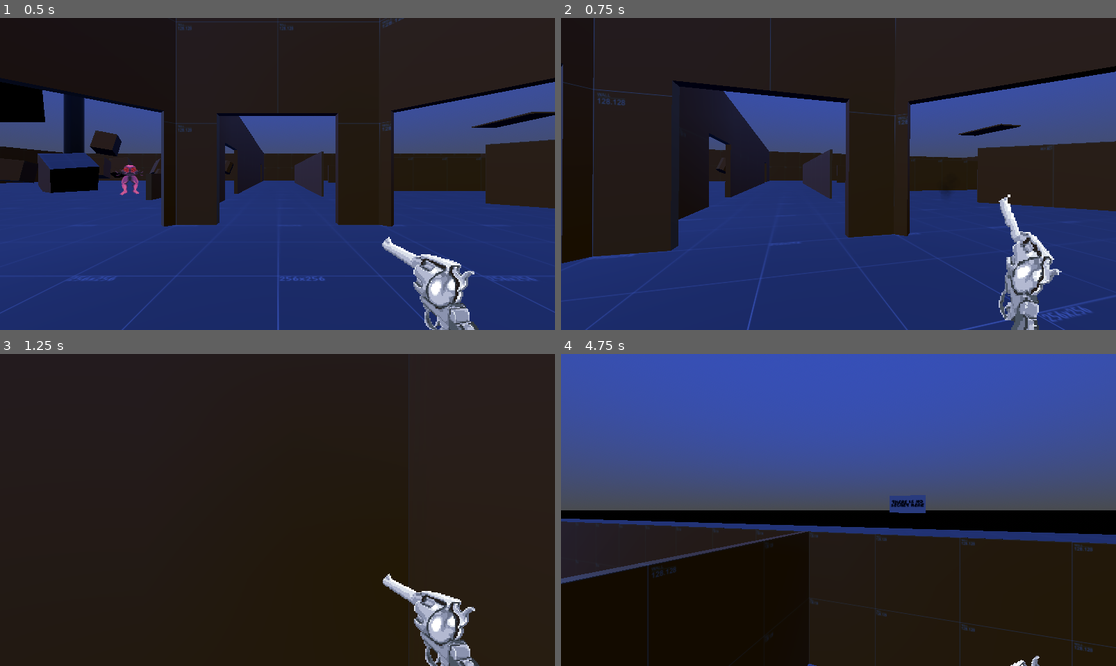
Above: before the commit, frames 1-4 (two rows, left to right).
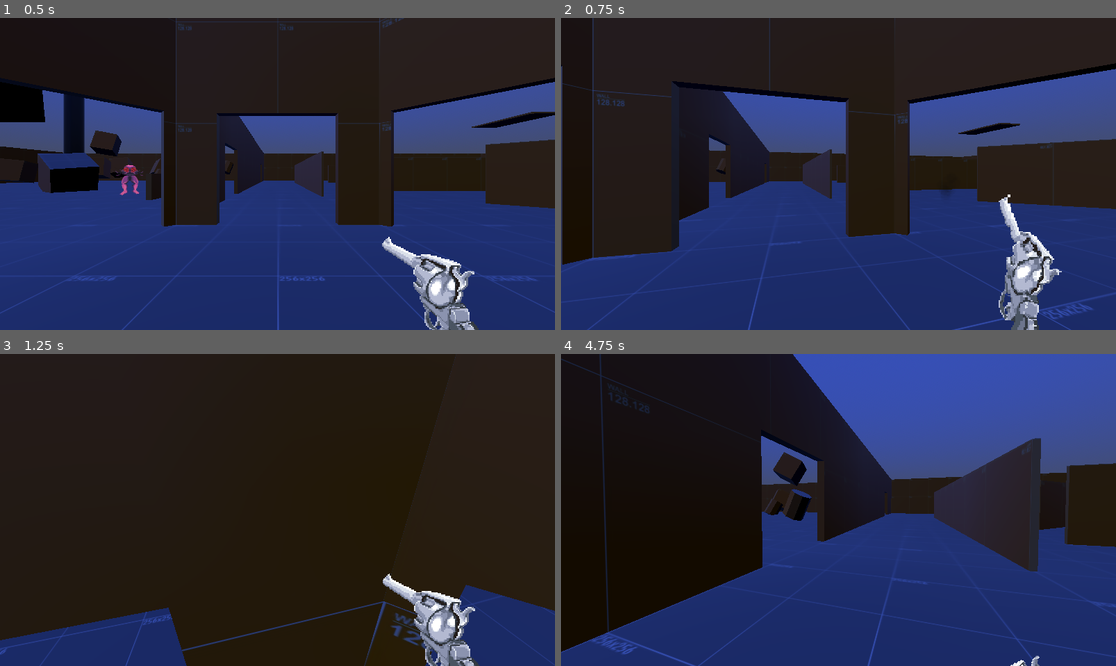
Above: after the commit, the same moments.

Repository: Liloslash/CocoonstrikeV2
Game: Godot game, scene res://world.tscn
The game is run twice, just before and just after one commit, with the same random seed, the same clock (stepped at 60 frames per second) and the same inputs. Sound files missing from this copy of the repository are replaced by a short silence.
Inputs (mouse positions are in pixels of both pictures, inside the frame that each line leads up to):
- Up to frame 1 (0.5 s): no input
- Up to frame 2 (0.75 s): move the mouse to (866, 174) at 0.52 s; hold W (up) from 0.53 s (still down); hold Q (slam) from 0.53 s (still down); click (866, 174) at 0.6 s
- Up to frame 3 (1.25 s): keep holding W (up); keep holding Q (slam); tap Space (jump) at 0.77, 1.07 s
- Up to frame 4 (4.75 s): keep holding W (up); move the mouse to (810, 510) at 1.27 s; release Q (slam) at 1.28 s; tap Q (slam) at 1.35, 3.05 s; tap Space (jump) at 1.52, 1.55, 1.82, 3.02, 3.32, 3.77, 3.8, 4.07, 4.52 s; move the mouse to (849, 503) at 2.02 s; hold Space (jump) 2.03-2.78 s; click (849, 503) at 2.3 s; move the mouse to (832, 516) at 2.77 s; click (832, 516) at 2.85 s; move the mouse to (877, 513) at 3.52 s; hold Q (slam) 3.53-4.28 s; tap R (reload) at 4.15 s; move the mouse to (794, 506) at 4.27 s; click (794, 506) at 4.35 s

Frame 1 is identical in both runs. In frame 2, 2.4% of the frame differs, in the area x 0-100%, y 0-100%; in frame 3, 8.5%; in frame 4, 72%.

Commit message:
feat: Amélioration du feeling de tir et optimisations de code
- Ajout du tremblement de l'arme lors du clic vide (feedback visuel)
- Suppression de variables inutilisées (last_shot_time)
- Renommage _create_reload_shake() → _create_weapon_shake()
- Consolidation des vérifications dans play_shot_animation()
- Mise à jour complète de la documentation
- Correction du sommaire avec les bonnes références

Diff:
--- a/Enemy/enemy.tscn
+++ b/Enemy/enemy.tscn
@@ -214,8 +214,9 @@
 
 [node name="Enemy" type="CharacterBody3D"]
 script = ExtResource("1_px1sc")
-impact_color_3 = Color(0.660735, 0.206853, 0.973314, 1)
-red_flash_duration = 0.4
+impact_color_1 = Color(0.996126, 0, 0.238011, 1)
+impact_color_4 = Color(0.176419, 0.176419, 0.176419, 1)
+red_flash_duration = 0.35
 red_flash_intensity = 5.0
 
 [node name="NavigationAgent" type="NavigationAgent3D" parent="."]
--- a/Player/PlayerCamera.gd
+++ b/Player/PlayerCamera.gd
@@ -16,10 +16,15 @@
 @export var headbob_frequency_multiplier: float = 2.0
 
 @export_group("Effets de Tir")
-@export var recoil_intensity: float = 0.03
-@export var recoil_duration: float = 0.4
+@export var recoil_intensity: float = 0.09
+@export var recoil_duration: float = 0.15
 @export var recoil_rotation: float = 1.5
-@export var recoil_kickback: float = 0.25
+@export var recoil_kickback: float = 0.5
+@export var recoil_variation: float = 0.5  # Variation aléatoire (50% de variation)
+
+@export_group("Jump Look Down")
+@export var jump_look_angle: float = 25.0  # Angle d'inclinaison vers le bas
+@export var jump_look_smoothness: float = 4.0  # Vitesse de transition
 
 # === RÉFÉRENCES ===
 var original_camera_position: Vector3
@@ -35,15 +40,32 @@
 # Head Bob
 var headbob_timer: float = 0.0
 
+# Jump Look Down
+var is_jumping: bool = false
+var jump_start_height: float = 0.0
+var jump_max_height: float = 0.0
+var player_node: CharacterBody3D
+
+# Effets de Tir
+var _current_kickback: float = 0.0
+
 # === INITIALISATION ===
 func _ready() -> void:
 	original_camera_position = position
 	original_camera_rotation = rotation_degrees
+	# Récupérer la référence au joueur
+	player_node = get_parent() as CharacterBody3D
 
 # === GESTION PRINCIPALE ===
 func _process(delta: float) -> void:
+	# Récupérer la vitesse actuelle du joueur via PlayerMovement
+	var movement_component = player_node.get_node_or_null("PlayerMovement")
+	if movement_component and movement_component.has_method("get_current_speed"):
+		current_speed = movement_component.get_current_speed()
+
 	_handle_camera_shake(delta)
 	_handle_head_bob(delta)
+	_handle_jump_look_down(delta)
 
 # === CAMERA SHAKE ===
 func start_camera_shake(intensity: float = -1.0, duration: float = -1.0, rot: float = -1.0) -> void:
@@ -64,12 +86,18 @@
 		0
 	)
 	position = original_camera_position + offset
-	rotation_degrees = original_camera_rotation + Vector3(0, 0, randf_range(-1, 1) * shake_rot * (1 - elastic))
+
+	# Appliquer le shake de rotation seulement si on n'est pas en saut
+	if not is_jumping:
+		rotation_degrees = original_camera_rotation + Vector3(0, 0, randf_range(-1, 1) * shake_rot * (1 - elastic))
+
 	shake_timer -= delta
 
 	if shake_timer <= 0:
 		position = original_camera_position
-		rotation_degrees = original_camera_rotation
+		# Ne pas remettre la rotation à original_camera_rotation si on est en saut
+		if not is_jumping:
+			rotation_degrees = original_camera_rotation
 
 # === HEAD BOB ===
 func _handle_head_bob(delta: float) -> void:
@@ -86,23 +114,37 @@
 
 # === EFFETS DE TIR ===
 func trigger_recoil() -> void:
-	# Shake de recul avec paramètres spécifiques
-	start_camera_shake(recoil_intensity, recoil_duration, recoil_rotation)
-
-	# Effet de kickback (recul vers l'arrière)
+	# Ajouter de la variation aléatoire aux paramètres
+	var variation_factor = randf_range(1.0 - recoil_variation, 1.0 + recoil_variation)
+	var current_intensity = recoil_intensity * variation_factor
+	var current_duration = recoil_duration * variation_factor
+	var current_rotation = recoil_rotation * variation_factor
+	var current_kickback = recoil_kickback * variation_factor
+
+	# Shake de recul avec paramètres variables
+	start_camera_shake(current_intensity, current_duration, current_rotation)
+
+	# Ne pas créer l'effet de kickback si on est en saut
+	if is_jumping:
+		return
+
+	# Effet de kickback (recul vers l'arrière) avec variation
 	var tween = create_tween()
 	tween.set_ease(Tween.EASE_OUT)
 	tween.set_trans(Tween.TRANS_BACK)
 
+	# Stocker le kickback variable pour _apply_kickback_offset
+	_current_kickback = current_kickback
+
 	# Recul puis retour à la position normale
-	tween.tween_method(_apply_kickback_offset, 0.0, 1.0, recoil_duration * 0.3)
-	tween.tween_method(_apply_kickback_offset, 1.0, 0.0, recoil_duration * 0.7)
+	tween.tween_method(_apply_kickback_offset, 0.0, 1.0, current_duration * 0.3)
+	tween.tween_method(_apply_kickback_offset, 1.0, 0.0, current_duration * 0.7)
 
 func _apply_kickback_offset(progress: float) -> void:
 	if shake_timer > 0:  # Ne pas interférer avec le shake
 		return
 
-	var kickback_offset = Vector3(0, 0, recoil_kickback * progress)
+	var kickback_offset = Vector3(0, 0, _current_kickback * progress)
 	position = original_camera_position + kickback_offset
 
 # === FONCTIONS D'EASING ===
@@ -112,5 +154,61 @@
 	var c4 = (2 * PI) / 3
 	return pow(2, shake_elastic_power * t) * sin((t * shake_elastic_cycles - shake_elastic_offset) * c4) + 1
 
+# === JUMP LOOK DOWN ===
+func start_jump_look_down(start_height: float) -> void:
+	is_jumping = true
+	jump_start_height = start_height
+	jump_max_height = start_height  # Sera mis à jour pendant le saut
+
+func stop_jump_look_down() -> void:
+	is_jumping = false
+	# Ne pas remettre brutalement à 0, laisser la transition naturelle se faire
+
+func reset_jump_look_down() -> void:
+	is_jumping = false
+	jump_start_height = 0.0
+	jump_max_height = 0.0
+	# Remettre la rotation à la normale immédiatement
+	rotation_degrees.x = original_camera_rotation.x
+
+func update_jump_height(current_height: float) -> void:
+	if is_jumping and current_height > jump_max_height:
+		jump_max_height = current_height
+
+func _handle_jump_look_down(delta: float) -> void:
+	if not player_node or jump_max_height <= jump_start_height:
+		return
+
+	# Calculer le progrès du saut (0 = début, 0.5 = milieu, 1.0 = sommet)
+	var current_height = player_node.global_position.y
+	var height_range = jump_max_height - jump_start_height
+
+	# Éviter la division par zéro
+	if height_range <= 0.0:
+		return
+
+	var height_progress = (current_height - jump_start_height) / height_range
+
+	if is_jumping:
+		# Pendant le saut
+		# Commencer l'inclinaison à partir de la moitié du saut
+		if height_progress >= 0.5:
+			# Calculer le progrès de l'inclinaison (0 = milieu du saut, 1.0 = sommet)
+			var look_progress = (height_progress - 0.5) / 0.5
+			look_progress = clamp(look_progress, 0.0, 1.0)
+
+			# Appliquer l'inclinaison avec une transition douce
+			var target_angle = original_camera_rotation.x - (jump_look_angle * look_progress)
+			var current_angle = rotation_degrees.x
+
+			# Transition douce vers l'angle cible
+			rotation_degrees.x = lerp(current_angle, target_angle, jump_look_smoothness * delta)
+		else:
+			# Avant la moitié du saut, maintenir l'angle original
+			rotation_degrees.x = lerp(rotation_degrees.x, original_camera_rotation.x, jump_look_smoothness * delta)
+	else:
+		# Après l'atterrissage, retour doux à la position normale
+		rotation_degrees.x = lerp(rotation_degrees.x, original_camera_rotation.x, jump_look_smoothness * delta)
+
 # === FONCTIONS PUBLIQUES POUR LE JOUEUR ===
-var current_speed: float = 0.0
+var current_speed: float = 0.0  # Vitesse actuelle du joueur (assignée depuis l'extérieur)
--- a/Player/PlayerCombat.gd
+++ b/Player/PlayerCombat.gd
@@ -67,9 +67,7 @@
 		revolver_connected = false
 
 # === GESTION DU TIR ===
-func _process(_delta: float) -> void:
-	# La gestion des inputs est maintenant dans PlayerInput.gd
-	pass
+# (La gestion des inputs est maintenant dans PlayerInput.gd)
 
 # === GESTION DU TIR AVEC RAYCAST ===
 func _handle_shot() -> void:
@@ -101,20 +99,6 @@
 		if impact_colors.size() >= 4:
 			impact_effect.set_impact_colors(impact_colors)
 
-# === FONCTION POUR TROUVER LE SPRITE DANS UN ENNEMI ===
-func _find_sprite_in_target(target: Node) -> Node:
-	# Chercher un AnimatedSprite3D dans la cible
-	var animated_sprite = target.get_node_or_null("AnimatedSprite3D")
-	if animated_sprite:
-		return animated_sprite
-
-	# Chercher récursivement dans les enfants
-	for child in target.get_children():
-		var sprite = _find_sprite_in_target(child)
-		if sprite:
-			return sprite
-
-	return null
 
 # === FONCTIONS PUBLIQUES POUR LE JOUEUR ===
 func trigger_recoil() -> void:
--- a/Player/PlayerMovement.gd
+++ b/Player/PlayerMovement.gd
@@ -9,17 +9,14 @@
 @export var freeze_duration_after_slam: float = 0.3
 @export var min_time_before_slam: float = 0.4
 
-@export_group("Jump Boost")
-@export var jump_boost_duration: float = 0.5  # Durée de la poussée rapide
-@export var jump_boost_velocity: float = 25.0  # Force de la poussée initiale
-@export var jump_boost_force_multiplier: float = 5.0  # Multiplicateur de force maximale
-@export var jump_gravity_multiplier: float = 0.6  # Gravité réduite pendant la montée
-@export var jump_hover_duration: float = 0.03  # Temps de flottement au sommet
-@export var max_jump_height: float = 2.1  # Hauteur maximale relative au point de saut
-@export var fall_gravity_multiplier: float = 1.1  # Multiplicateur de gravité pour la chute
+@export_group("Saut")
+@export var jump_height: float = 3.3  # Hauteur de saut désirée (en mètres)
+@export var jump_velocity: float = 4.5  # Force du saut (calculée automatiquement)
+@export var fall_gravity_multiplier: float = 1.0  # Multiplicateur de gravité pour la chute
 
 # === RÉFÉRENCES ===
 var player: CharacterBody3D
+var camera_component: PlayerCamera
 
 # === SIGNAUX ===
 signal slam_landed
@@ -33,16 +30,8 @@
 var is_frozen: bool = false
 var freeze_timer: float = 0.0
 var jump_time: float = 0.0
+var is_jumping_state: bool = false
 
-# --- Variables Jump Boost ---
-var is_jump_boosting: bool = false
-var jump_boost_timer: float = 0.0
-var jump_start_height: float = 0.0  # Hauteur Y du point de départ du saut
-var jump_boost_force: float = 0.0  # Force d'accélération progressive
-
-# --- Variables Hover (Flottement) ---
-var is_hovering: bool = false
-var hover_timer: float = 0.0
 
 # === INITIALISATION ===
 func _ready() -> void:
@@ -51,6 +40,10 @@
 
 func setup_player(player_node: CharacterBody3D) -> void:
 	player = player_node
+	# Récupérer la référence à la caméra avec vérification
+	camera_component = player.get_node_or_null("PlayerCamera") as PlayerCamera
+	# Calculer la vélocité de saut basée sur la hauteur désirée
+	call_deferred("_calculate_jump_velocity")
 
 # === GESTION PRINCIPALE ===
 func _physics_process(delta: float) -> void:
@@ -81,12 +74,22 @@
 # === GESTION DE LA GRAVITÉ ET DU SAUT ===
 func _handle_gravity_and_jump(delta: float) -> void:
 	if not player.is_on_floor():
-		_handle_jump_boost(delta)
+		# Appliquer la gravité
+		player.velocity.y += player.get_gravity().y * fall_gravity_multiplier * delta
 		jump_time += delta
+		is_jumping_state = true
+
+		# Mettre à jour la hauteur de saut pour la caméra
+		if camera_component:
+			camera_component.update_jump_height(player.global_position.y)
 	else:
-		# Réinitialiser tous les états de saut à l'atterrissage SEULEMENT si on n'est pas en train de sauter
-		if not is_jump_boosting and not is_hovering:
-			_reset_jump_states()
+		# Réinitialiser l'état de saut à l'atterrissage
+		if is_jumping_state:
+			is_jumping_state = false
+			jump_time = 0.0
+			# Arrêter l'effet de regard vers le bas
+			if camera_component:
+				camera_component.stop_jump_look_down()
 
 # === GESTION DE L'ATTERRISSAGE APRÈS SLAM ===
 func _handle_slam_landing() -> void:
@@ -106,16 +109,80 @@
 
 	# Early return - si pas d'input ou frozen, arrêter le mouvement
 	if input_dir == Vector2.ZERO or is_frozen:
-		is_accelerating = false
-		current_speed = 0.0
-		player.velocity.x = 0.0
-		player.velocity.z = 0.0
+		_stop_movement()
 		return
 
 	# Calculer la direction de mouvement
-	var direction = (player.transform.basis * Vector3(input_dir.x, 0, input_dir.y)).normalized()
+	var direction = _calculate_movement_direction(input_dir)
 
-	# Gérer l'accélération
+	# Gérer l'accélération et appliquer la vitesse
+	_update_movement_speed(delta)
+	_apply_movement_velocity(direction)
+
+# === FONCTIONS DE SAUT ===
+
+# --- Calcul de la vélocité de saut ---
+func _calculate_jump_velocity() -> void:
+	if not player:
+		return
+	# Formule physique : v = sqrt(2 * g * h)
+	# où g = gravité et h = hauteur désirée
+	var gravity = abs(player.get_gravity().y)
+	if gravity > 0:
+		jump_velocity = sqrt(2.0 * gravity * jump_height)
+	else:
+		# Fallback si la gravité n'est pas encore initialisée
+		jump_velocity = sqrt(2.0 * 9.8 * jump_height)
+
+# --- Recalcul automatique quand la hauteur change ---
+func _validate_property(property: Dictionary) -> void:
+	if property.name == "jump_height":
+		property.usage = PROPERTY_USAGE_EDITOR
+		# Recalculer la vélocité quand la hauteur change
+		call_deferred("_calculate_jump_velocity")
+
+# === FONCTIONS PUBLIQUES POUR LE JOUEUR ===
+func start_jump() -> void:
+	if player.is_on_floor() and not is_frozen:
+		player.velocity.y = jump_velocity
+		jump_time = 0.0
+		# Démarrer l'effet de regard vers le bas
+		if camera_component:
+			camera_component.start_jump_look_down(player.global_position.y)
+
+func start_slam() -> void:
+	if not player.is_on_floor() and jump_time >= min_time_before_slam and can_slam and not is_slamming and not is_frozen:
+		is_slamming = true
+		player.velocity.y = slam_velocity
+
+func get_current_speed() -> float:
+	return current_speed
+
+func is_moving() -> bool:
+	return current_speed > 0
+
+func is_jumping() -> bool:
+	return is_jumping_state
+
+func is_slamming_state() -> bool:
+	return is_slamming
+
+# === FONCTIONS UTILITAIRES PRIVÉES ===
+
+
+# --- Arrêt du mouvement ---
+func _stop_movement() -> void:
+	is_accelerating = false
+	current_speed = 0.0
+	player.velocity.x = 0.0
+	player.velocity.z = 0.0
+
+# --- Calcul de la direction de mouvement ---
+func _calculate_movement_direction(input_dir: Vector2) -> Vector3:
+	return (player.transform.basis * Vector3(input_dir.x, 0, input_dir.y)).normalized()
+
+# --- Mise à jour de la vitesse de mouvement ---
+func _update_movement_speed(delta: float) -> void:
 	if not is_accelerating:
 		is_accelerating = true
 		acceleration_timer = 0.0
@@ -124,112 +191,7 @@
 	var speed_ratio = min(acceleration_timer / acceleration_duration, 1.0)
 	current_speed = max_speed * speed_ratio
 
-	# Appliquer la vitesse
+# --- Application de la vélocité de mouvement ---
+func _apply_movement_velocity(direction: Vector3) -> void:
 	player.velocity.x = direction.x * current_speed
 	player.velocity.z = direction.z * current_speed
-
-# === FONCTIONS JUMP BOOST ===
-
-# --- Démarrage du boost de saut ---
-func _start_jump_boost() -> void:
-	is_jump_boosting = true
-	jump_boost_timer = 0.0
-	jump_start_height = player.global_position.y  # Enregistrer la hauteur de départ
-	jump_boost_force = 0.0  # Commencer avec une force nulle
-	# Commencer avec une vitesse initiale plus forte
-	player.velocity.y = jump_boost_velocity * 0.3
-
-# --- Réinitialisation des états de saut ---
-func _reset_jump_states() -> void:
-	is_jump_boosting = false
-	jump_boost_timer = 0.0
-	jump_boost_force = 0.0
-	is_hovering = false
-	hover_timer = 0.0
-	jump_start_height = 0.0
-
-# --- Gestion du boost de saut ---
-func _handle_jump_boost(delta: float) -> void:
-	if is_jump_boosting:
-		jump_boost_timer += delta
-
-		# Calculer la hauteur actuelle par rapport au point de départ
-		var current_height_above_start = player.global_position.y - jump_start_height
-
-		# Si on a atteint ou dépassé la hauteur maximale, commencer le flottement
-		if current_height_above_start >= max_jump_height:
-			is_jump_boosting = false
-			is_hovering = true
-			hover_timer = 0.0
-			player.velocity.y = 0.0  # Arrêter la montée
-			return
-
-		# Phase 1: Force d'accélération progressive
-		if jump_boost_timer <= jump_boost_duration:
-			# Calculer la force d'accélération progressive
-			var boost_progress = jump_boost_timer / jump_boost_duration
-			var target_force = jump_boost_velocity * jump_boost_force_multiplier  # Force maximale
-
-			# Accélération progressive de la force (ease-in quad)
-			jump_boost_force = target_force * ease_in_quad(boost_progress)
-
-			# Appliquer la force d'accélération (ajouter à la vitesse existante)
-			player.velocity.y += jump_boost_force * delta
-		else:
-			# Phase 2: Gravité normale après le boost (mais on reste en boost jusqu'à la hauteur max)
-			player.velocity.y += player.get_gravity().y * delta
-
-	elif is_hovering:
-		# Phase 3: Flottement au sommet
-		hover_timer += delta
-
-		# Maintenir la vitesse verticale à 0 (flottement parfait)
-		player.velocity.y = 0.0
-
-		# Si le temps de flottement est écoulé, arrêter le flottement
-		if hover_timer >= jump_hover_duration:
-			is_hovering = false
-			hover_timer = 0.0
-	else:
-		# Gravité normale quand pas de boost ni de flottement
-		player.velocity.y += player.get_gravity().y * fall_gravity_multiplier * delta
-
-# === FONCTIONS D'EASING ===
-func ease_out_quad(t: float) -> float:
-	return 1.0 - (1.0 - t) * (1.0 - t)
-
-func ease_out_expo(t: float) -> float:
-	return 1.0 - pow(2.0, -10.0 * t)
-
-func ease_in_expo(t: float) -> float:
-	return pow(2.0, 10.0 * (t - 1.0))
-
-func ease_in_quad(t: float) -> float:
-	return t * t
-
-# === FONCTIONS PUBLIQUES POUR LE JOUEUR ===
-func start_jump() -> void:
-	if player.is_on_floor() and not is_frozen:
-		_start_jump_boost()
-		jump_time = 0.0
-
-func start_slam() -> void:
-	if not player.is_on_floor() and jump_time >= min_time_before_slam and can_slam and not is_slamming and not is_frozen:
-		is_slamming = true
-		player.velocity.y = slam_velocity
-		# Arrêter le flottement si on slam
-		if is_hovering:
-			is_hovering = false
-			hover_timer = 0.0
-
-func get_current_speed() -> float:
-	return current_speed
-
-func is_moving() -> bool:
-	return current_speed > 0
-
-func is_jumping() -> bool:
-	return is_jump_boosting or is_hovering
-
-func is_slamming_state() -> bool:
-	return is_slamming
--- a/Player/player.gd
+++ b/Player/player.gd
@@ -12,7 +12,6 @@
 @onready var movement_component: PlayerMovement = $PlayerMovement
 @onready var combat_component: PlayerCombat = $PlayerCombat
 @onready var input_component: PlayerInput = $PlayerInput
-var camera: Camera3D
 
 # --- Combat ---
 # (Les variables de combat sont maintenant dans le composant PlayerCombat)
@@ -29,7 +28,6 @@
 # --- Initialisation ---
 func _ready() -> void:
 	Input.mouse_mode = Input.MOUSE_MODE_CAPTURED
-	camera = $Camera3D
 
 	# Initialiser les composants
 	movement_component.setup_player(self)
@@ -55,10 +53,7 @@
 # --- Gestion du tremblement, head bob et détection tir ---
 func _process(_delta: float) -> void:
 	# Déléguer la gestion de la caméra au composant
-	camera_component.current_speed = movement_component.get_current_speed()
 	camera_component._process(_delta)
-	# Déléguer la gestion du combat au composant
-	combat_component._process(_delta)
 
 # --- Mise à jour de la physique du joueur ---
 func _physics_process(delta: float) -> void:
--- a/Player/player.tscn
+++ b/Player/player.tscn
@@ -175,6 +175,7 @@
 
 [node name="PlayerCamera" type="Camera3D" parent="."]
 script = ExtResource("4_vtle1")
+recoil_rotation = 1.0
 
 [node name="Camera3D" type="Camera3D" parent="."]
 
@@ -189,7 +190,6 @@
 
 [node name="PlayerMovement" type="Node" parent="."]
 script = ExtResource("5_od3ui")
-jump_boost_force_multiplier = 1.0
 
 [node name="PlayerCombat" type="Node" parent="."]
 script = ExtResource("6_00tjw")
--- a/Revolver/revolver.gd
+++ b/Revolver/revolver.gd
@@ -34,7 +34,6 @@
 var current_ammo: int  # Balles actuelles dans le barillet
 
 # === SYSTÈME DE CADENCE ===
-var last_shot_time: float = 0.0  # Temps du dernier tir
 var can_shoot: bool = true        # Peut-on tirer ?
 var is_shooting: bool = false     # Est-on en train de tirer ?
 
@@ -98,24 +97,26 @@
 	add_child(empty_click_audio_player)
 
 func play_shot_animation():
-	if is_shooting:
-		return
-	elif reload_state == ReloadState.RELOAD_ADDING_BULLETS:
+	# Vérifications consolidées
+	if is_shooting or not can_shoot:
+		return
+
+	# Gestion du rechargement en cours
+	if reload_state == ReloadState.RELOAD_ADDING_BULLETS:
 		_interrupt_reload()
 		return
-	elif current_ammo <= 0:
+	elif reload_state != ReloadState.IDLE:
+		return
+
+	# Gestion du tir à vide
+	if current_ammo <= 0:
 		_play_empty_click_sound()
-		return
-	elif reload_state != ReloadState.IDLE:
-		return
-	elif not can_shoot:
+		_create_weapon_shake()
 		return
 
 	is_shooting = true
 	current_ammo -= 1
 	can_shoot = false
-	# OPTIMISATION : Utilisation du temps plus efficace
-	last_shot_time = Time.get_ticks_msec() * 0.001  # Conversion en secondes
 
 	_start_fire_rate_timer()
 
@@ -172,7 +173,7 @@
 	current_ammo += 1
 
 	# Déclenchement du tremblement à chaque balle ajoutée
-	_create_reload_shake()
+	_create_weapon_shake()
 
 	await audio_player.finished
 
@@ -244,18 +245,19 @@
 		empty_click_audio_player.stream = sound_empty_click
 		empty_click_audio_player.play()
 
-# === FONCTION DE TREMBLEMENT PENDANT LE RECHARGEMENT ===
-func _create_reload_shake():
-	# On s'assure qu'on est bien en position de rechargement
-	if reload_state != ReloadState.RELOAD_ADDING_BULLETS:
-		return
-
+# === FONCTION DE TREMBLEMENT DE L'ARME ===
+func _create_weapon_shake():
 	# Création d'un tween pour le tremblement
 	var shake_tween = create_tween()
 	shake_tween.set_loops()  # Le tween se répète
 
 	# Calcul du nombre d'oscillations basé sur la durée et la fréquence
 	var oscillations = int(shake_duration * shake_frequency)
+
+	# Déterminer la position de référence selon l'état
+	var reference_position = base_position
+	if reload_state == ReloadState.RELOAD_ADDING_BULLETS:
+		reference_position = reload_position
 
 	# Création du pattern de tremblement
 	for i in range(oscillations):
@@ -268,9 +270,9 @@
 			randf_range(-1.0, 1.0)
 		).normalized()
 
-		# Position de tremblement autour de la position de rechargement
+		# Position de tremblement autour de la position de référence
 		var shake_offset = random_direction * current_intensity
-		var target_position = reload_position + shake_offset
+		var target_position = reference_position + shake_offset
 
 		# Durée de chaque oscillation
 		var oscillation_duration = shake_duration / float(oscillations)
@@ -278,8 +280,8 @@
 		# Ajout du mouvement au tween
 		shake_tween.tween_property(self, "position", target_position, oscillation_duration)
 
-	# Retour à la position de rechargement à la fin
-	shake_tween.tween_property(self, "position", reload_position, 0.05)
+	# Retour à la position de référence à la fin
+	shake_tween.tween_property(self, "position", reference_position, 0.05)
 
 	# Arrêt du tween après la durée totale
 	await get_tree().create_timer(shake_duration).timeout
Not shown, changed: Doc_Projet.md
